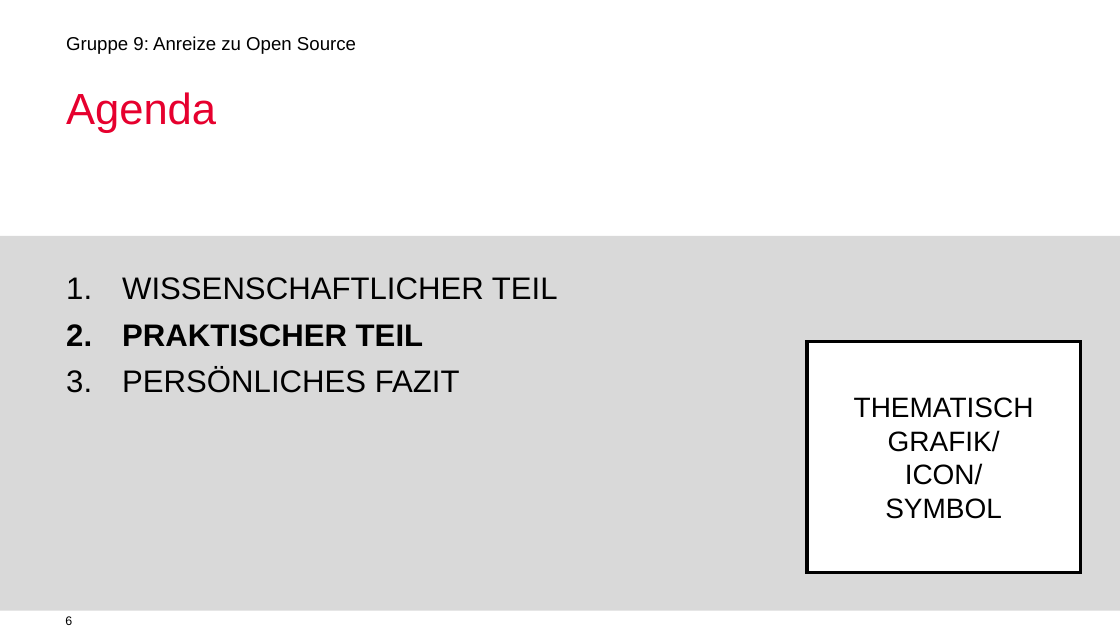
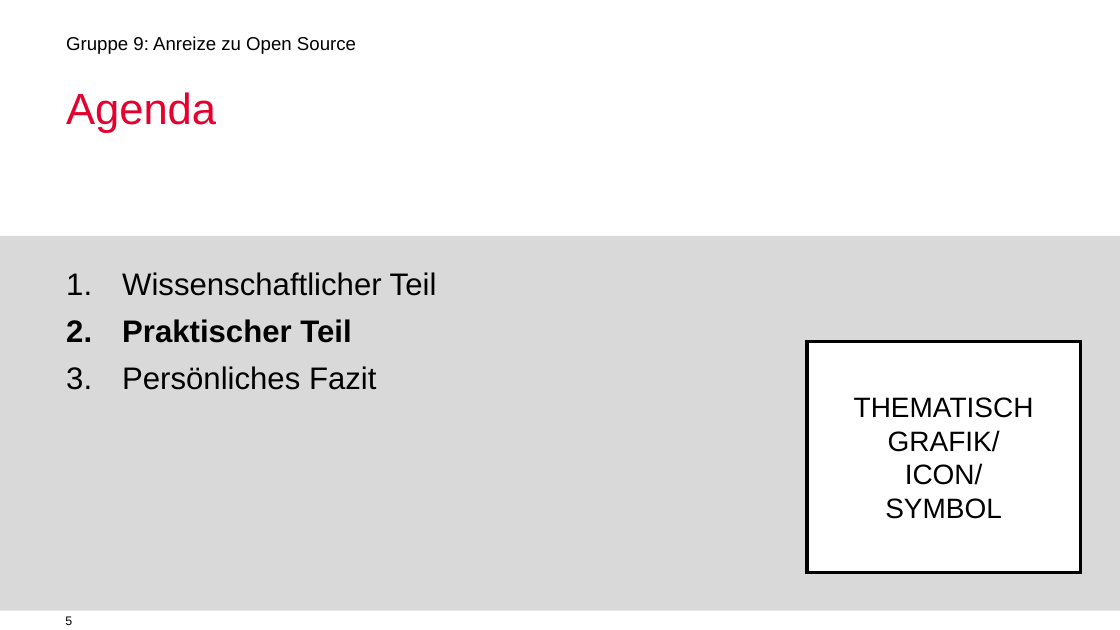
Before and after one commit to mauriziopiu/anreize_zu_open_source, a slide deck: slide 5 of OSS_Prasentation_open.odp (slide 6 before the commit). Drawn at 1120x630 pixels with LibreOffice and Linux fonts; fonts in the diff are those of the drawing; background and template pictures are left out. Boxes give left, top, right and bottom in pixels: in the first picture for what was removed or moved away, otherwise in the second. Text is boxed around its words. In the diff, an @@ line names an element or a change of style, - is before the commit and + after.

```diff
--- a/OSS_Prasentation_open.odp
+++ b/OSS_Prasentation_open.odp
@@ text at [122,272,437,390]: text changed @@
-1. WISSENSCHAFTLICHER TEIL
-2. PRAKTISCHER TEIL
-3. PERSÖNLICHES FAZIT
+1. Wissenschaftlicher Teil
+2. Praktischer Teil
+3. Persönliches Fazit
```
Also in this commit, not shown: 12 other slides changed, 1 slide added, 1 slide removed.
